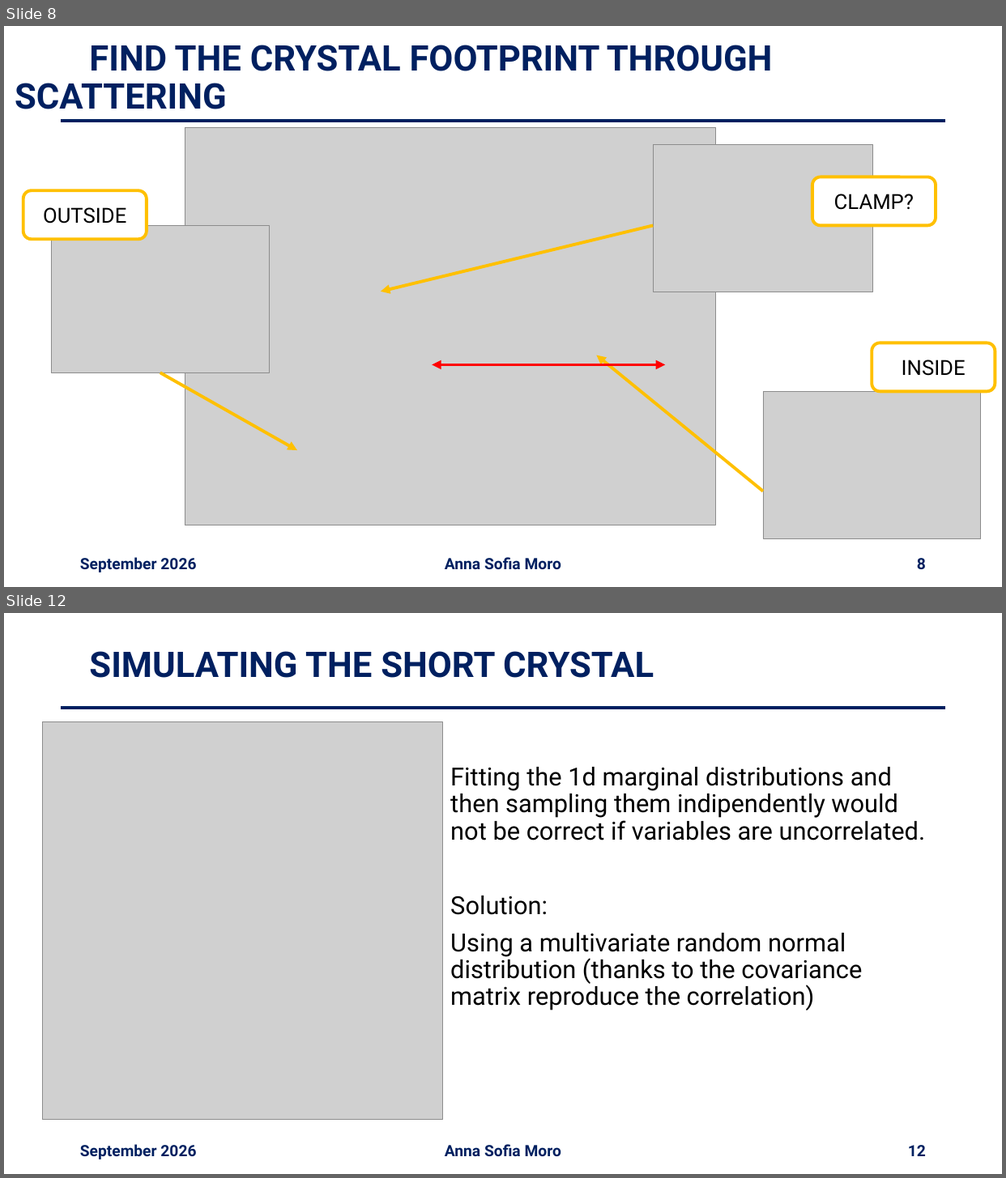
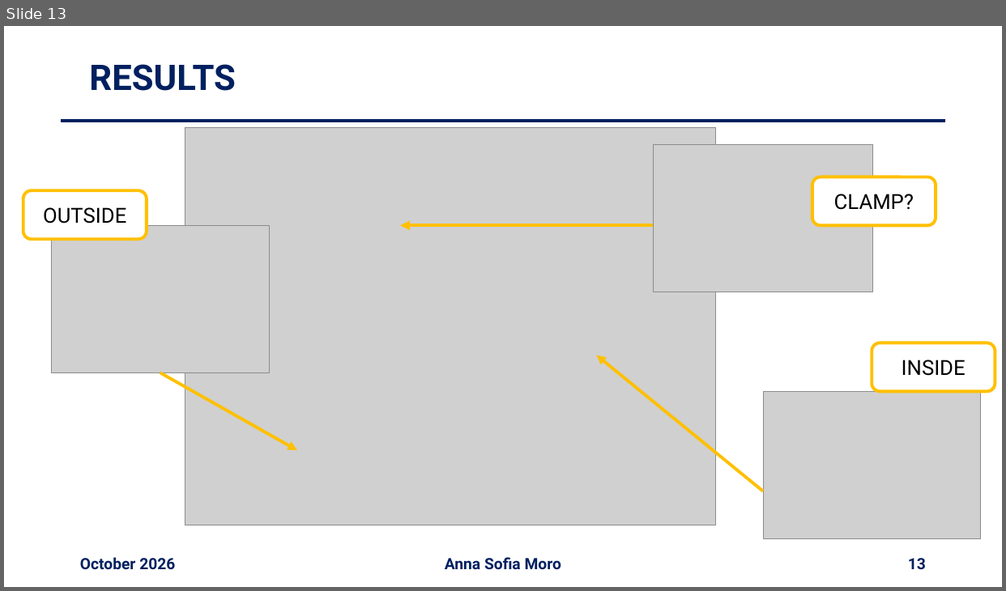
Before and after one commit to annaasofia/tesi, a slide deck: slides/week13.pptx. Shown one above the other, each under a label of ours: slides 8 and 12 before the commit, slide 13 after it; the slides between them are not shown. The pictures are 1006x1178 and 1006x591 pixels, drawn with LibreOffice and Linux fonts; fonts in the diff are those of the drawing; grey boxes stand for pictures. Boxes give left, top, right and bottom in pixels: in the first picture for what was removed or moved away, otherwise in the second. Text is boxed around its words. In the diff, an @@ line names an element or a change of style, - is before the commit and + after.

```diff
--- a/slides/week13.pptx
+++ b/slides/week13.pptx
@@ slide 12 removed at bbox=[4, 613, 1002, 1174], background #FFFFFF @@
@@ title removed at bbox=[89, 651, 654, 678] @@
-SIMULATING THE SHORT CRYSTAL
@@ line removed from (61, 707) to (945, 707) @@
@@ picture removed at bbox=[42, 722, 443, 1120] @@
@@ text removed at bbox=[450, 767, 926, 1011] @@
-Fitting the 1d marginal distributions and then sampling them indipendently would not be correct if variables are uncorrelated.
-Solution:
-Using a multivariate random normal distribution (thanks to the covariance matrix reproduce the correlation)
@@ text removed at bbox=[80, 1144, 196, 1160] @@
-September 2026
@@ text removed at bbox=[445, 1144, 561, 1157] @@
-Anna Sofia Moro
@@ page number removed at bbox=[908, 1145, 926, 1157] @@
-12
@@ what was slide 8 is now slide 13 @@
@@ slide 13 changed as well @@
@@ title at bbox=[89, 64, 235, 91]: text changed @@
-FIND THE CRYSTAL FOOTPRINT THROUGH SCATTERING
+RESULTS
@@ arrow moved from (653, 226) - (381, 292) to (653, 226) - (400, 226) @@
@@ double arrow removed from (665, 365) to (432, 365) @@
@@ text at bbox=[80, 557, 175, 570]: text changed @@
-September 2026
+October 2026
@@ page number at bbox=[908, 558, 926, 570]: text changed @@
-8
+13
```
Also in this commit, not shown: 8 other slides changed, 4 slides added, 5 other slides removed, 2 other files.
